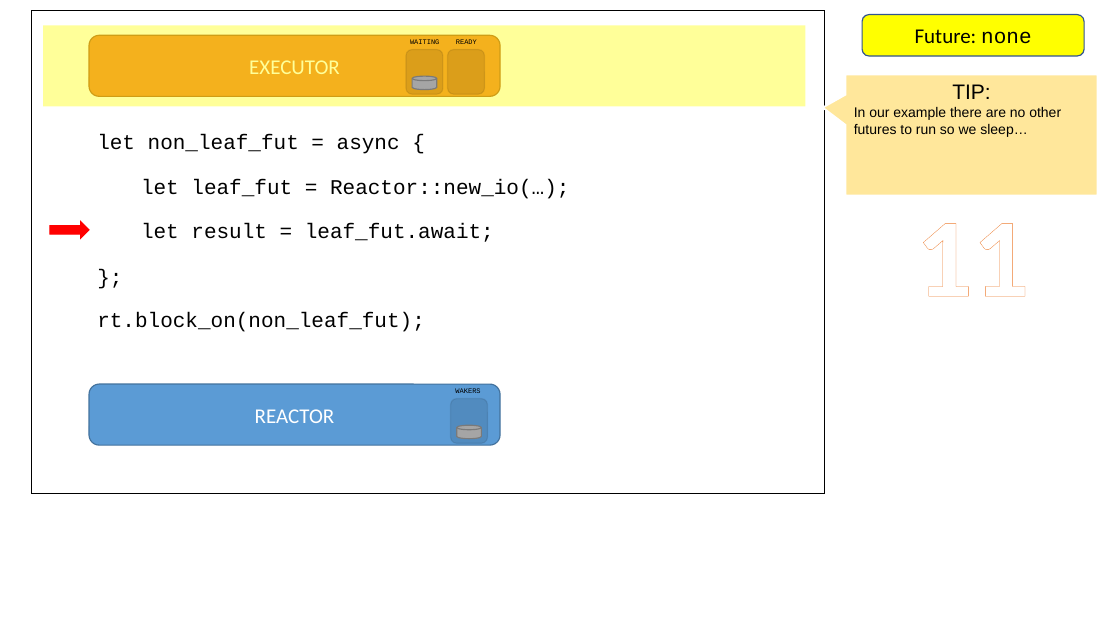
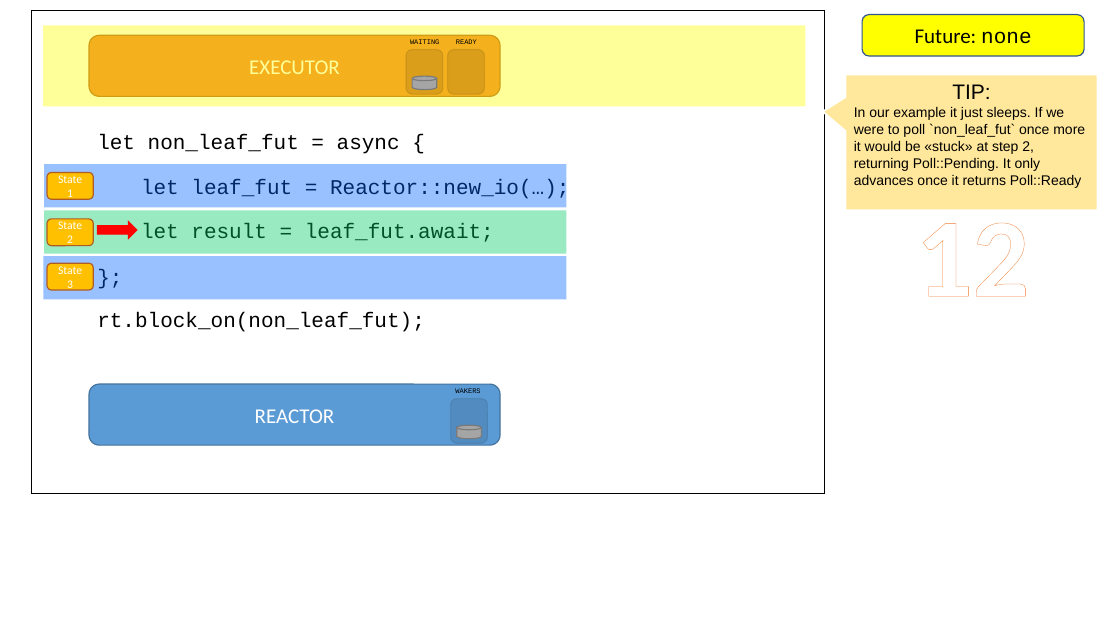
Before and after one commit to pedromfedricci/books-futures-explained, a slide deck: slide 13 of resources/futures_animation.pptx (slide 12 before the commit). Drawn at 1120x630 pixels with LibreOffice and Linux fonts; fonts in the diff are those of the drawing. Boxes give left, top, right and bottom in pixels: in the first picture for what was removed or moved away, otherwise in the second. Text is boxed around its words. In the diff, an @@ line names an element or a change of style, - is before the commit and + after.

```diff
--- a/resources/futures_animation.pptx
+++ b/resources/futures_animation.pptx
@@ speech box "TIP:": place and size @@
-speech box "TIP:" at [846,75,1098,196]
+speech box "TIP:" at [846,75,1098,211]
@@ text in speech box at [854,107,1085,188]: text changed @@
-In our example there are no other futures to run so we sleep…
+In our example it just sleeps. If we were to poll `non_leaf_fut` once more it would be «stuck» at step 2, returning Poll::Pending. It only advances once it returns Poll::Ready
@@ rectangle added at [45,164,567,208], fill #0066FF at 40% opacity @@
@@ rounded rectangle added at [47,172,93,199], fill #FFC000, outline #AF5C24 1 pt, 10 pt, text #FFFFFF @@
+State 1
@@ 3 rectangles: place and size @@
-3 rectangles at [97,179,569,332]
+3 rectangles at [89,170,666,336]
@@ text at [916,203,1029,297]: text changed @@
-11
+12
@@ rectangle added at [45,210,567,254], fill #00CC66 at 40% opacity @@
@@ rounded rectangle added at [47,219,93,246], fill #FFC000, outline #AF5C24 1 pt, 10 pt, text #FFFFFF @@
+State 2
@@ right arrow: place and size @@
-right arrow at [50,222,89,239]
+right arrow at [97,222,137,239]
@@ rectangle added at [44,256,566,300], fill #0066FF at 40% opacity @@
@@ rounded rectangle added at [47,263,93,290], fill #FFC000, outline #AF5C24 1 pt, 10 pt, text #FFFFFF @@
+State 3
```
Also in this commit, not shown: 14 other slides changed, 2 slides added, 25 other files.
